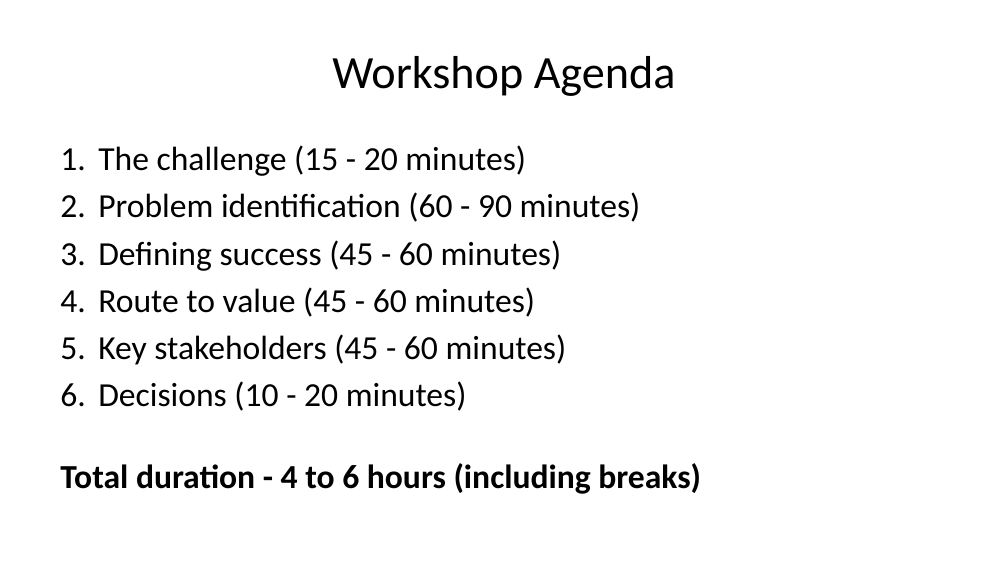
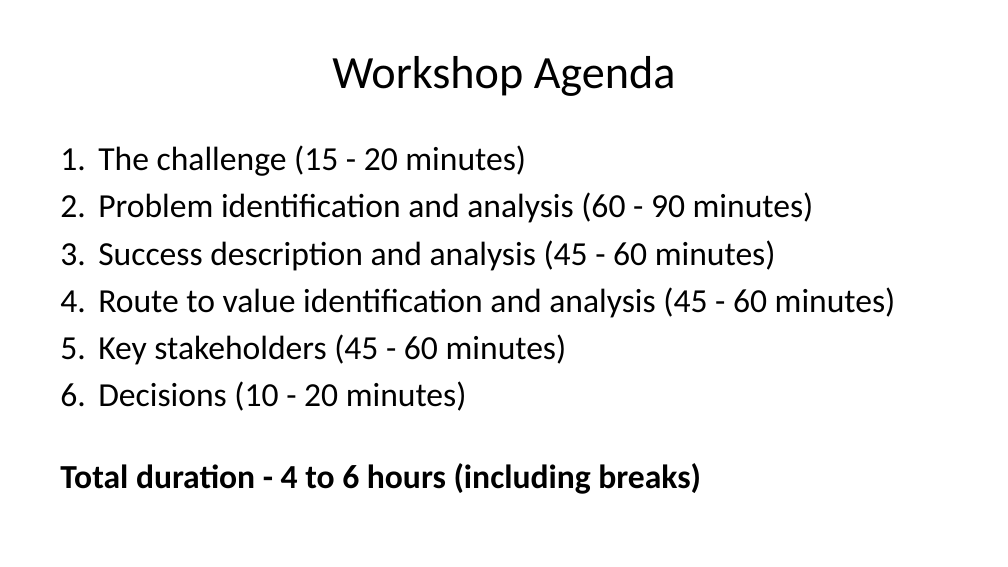
Before and after one commit to Open-Archypelago/Archypelago, a slide deck: slide 13 of building-blocks/problem-statement/Architecture-Challenge.pptx. Drawn at 1008x567 pixels with LibreOffice and Linux fonts; fonts in the diff are those of the drawing. Boxes give left, top, right and bottom in pixels: in the first picture for what was removed or moved away, otherwise in the second. Text is boxed around its words. In the diff, an @@ line names an element or a change of style, - is before the commit and + after.

```diff
--- a/building-blocks/problem-statement/Architecture-Challenge.pptx
+++ b/building-blocks/problem-statement/Architecture-Challenge.pptx
@@ text at box(98, 192, 896, 318): text changed @@
-2. Problem identification (60 - 90 minutes)
-3. Defining success (45 - 60 minutes)
-4. Route to value (45 - 60 minutes)
+2. Problem identification and analysis (60 - 90 minutes)
+3. Success description and analysis (45 - 60 minutes)
+4. Route to value identification and analysis (45 - 60 minutes)
```
Also in this commit, not shown: 7 other slides changed, 2 slides added, 1 slide removed, 9 other files.
